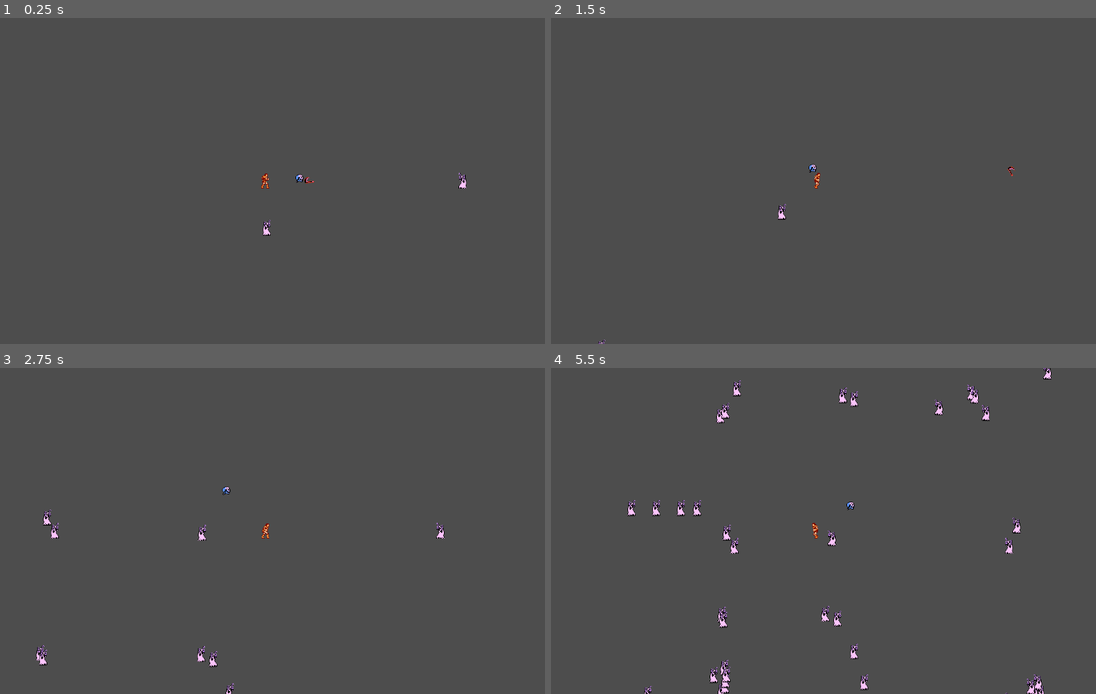
Above: before the commit, frames 1-4 (two rows, left to right).
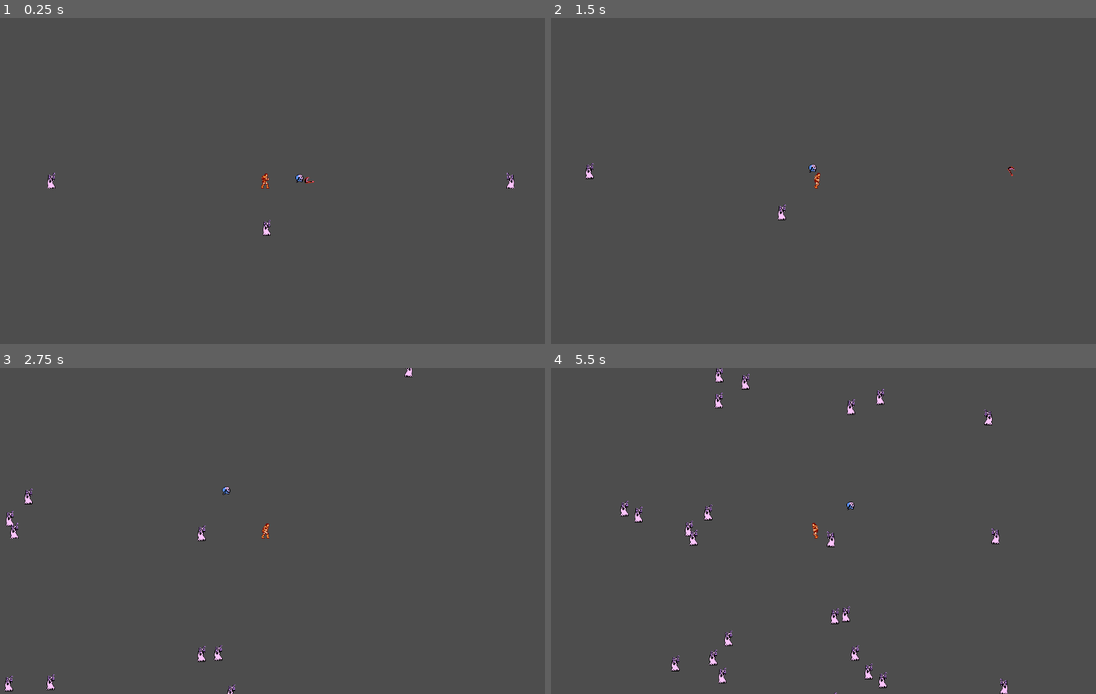
Above: after the commit, the same moments.

Repository: FishingDonut/killer_vampire
Game: Godot game, scene res://Prefabs/main.tscn
The game is run twice, just before and just after one commit, with the same random seed, the same clock (stepped at 60 frames per second) and the same inputs. The project has no main scene, so this scene is started directly.
Inputs:
- Up to frame 1 (0.25 s): no input
- Up to frame 2 (1.5 s): hold Right (ui_right) 0.53-1.28 s; hold Down (ui_down) from 1.28 s (still down)
- Up to frame 3 (2.75 s): release Down (ui_down) at 2.03 s; hold Right (ui_right) from 2.03 s (still down)
- Up to frame 4 (5.5 s): release Right (ui_right) at 2.78 s; hold Up (ui_up) 2.78-3.53 s; hold Left (ui_left) 3.53-5.03 s; hold Down (ui_down) from 5.03 s (still down)

The runs differ from the first frame. In frame 1, 0.2% of the frame differs, in the area x 8-95%, y 47-53%; in frame 2, 0.1%; in frame 3, 0.8%; in frame 4, 2.6%, in the area x 12-92%, y 0-100%.

Commit message:
direction spawn random

Diff:
--- a/Scripts/Enemies/ghost_enemy.gd
+++ b/Scripts/Enemies/ghost_enemy.gd
@@ -23,13 +23,13 @@
 		velocity.x = move_toward(velocity.x, 0, move_speed)
 		velocity.y = move_toward(velocity.y, 0, move_speed)
 
-	if direction.x != 0:
-		sprite.scale.x = direction.x
-
+	if round(direction.x) != 0:
+		sprite.scale.x = round(direction.x)
+		pass
 	move_and_slide()
 	if !Global.player:
 		return
-	direction = round((Global.player.position - position).normalized())
+	direction = (Global.player.position - position).normalized()
 
 func _update_heart(damage: float) -> void:
 	current_hp -= damage
--- a/Scripts/Enemies/spawn_enemy.gd
+++ b/Scripts/Enemies/spawn_enemy.gd
@@ -29,10 +29,11 @@
 	is_cool_down = true
 	timer.start(time_interval)
 
+
 func _new_distance() -> void:
-	distance = Vector2(randi_range(-1, 1), randi_range(-1, 1)) * 400
+	distance = Vector2(randi_range(-1, 1), randi_range(-1, 1)) * randi_range(300, 500)
 	while distance == Vector2.ZERO:
-		distance = Vector2(randi_range(-1, 1), randi_range(-1, 1)) * 400
+		distance = Vector2(randi_range(-1, 1), randi_range(-1, 1)) * randi_range(300, 500)
 
 
 func _on_timer_timeout():
